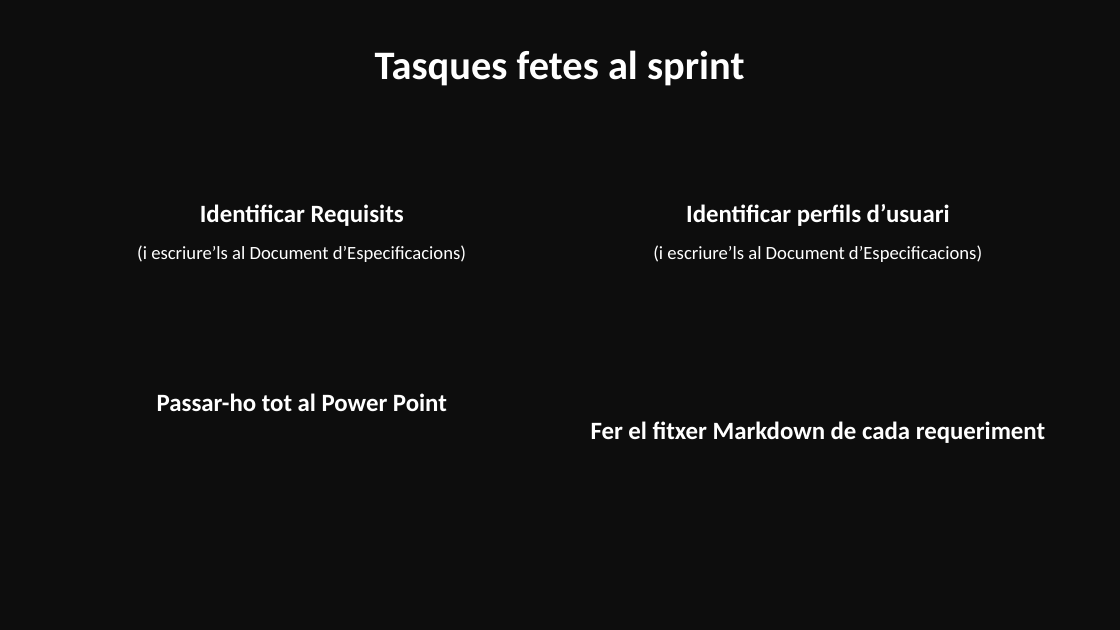
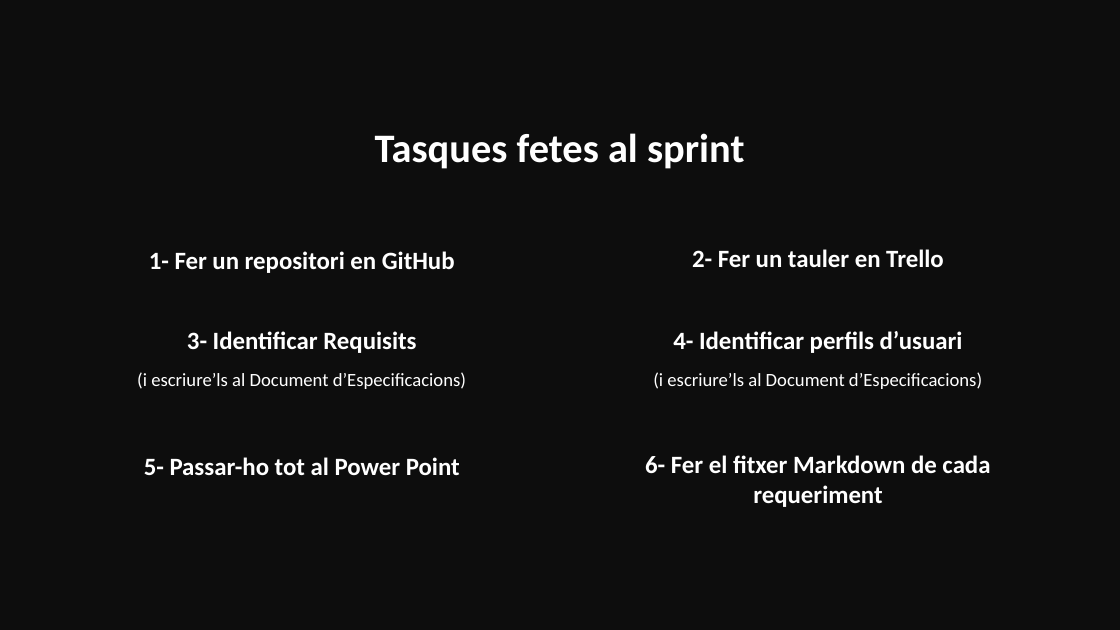
Before and after one commit to marinamceb/ES26UAB-431-05, a slide deck: slide 3 of Documents/Sprint_Reviews/Sprint_Review01.pptx. Drawn at 1120x630 pixels with LibreOffice and Linux fonts; fonts in the diff are those of the drawing. Boxes give left, top, right and bottom in pixels: in the first picture for what was removed or moved away, otherwise in the second. Text is boxed around its words. In the diff, an @@ line names an element or a change of style, - is before the commit and + after.

Commit message:
Actualització del Sprint Review

```diff
--- a/Documents/Sprint_Reviews/Sprint_Review01.pptx
+++ b/Documents/Sprint_Reviews/Sprint_Review01.pptx
@@ title "Tasques fetes al sprint": place and size @@
-title "Tasques fetes al sprint" at bbox=[375, 50, 744, 86]
+title "Tasques fetes al sprint" at bbox=[375, 133, 744, 169]
@@ subtitle added at bbox=[149, 251, 455, 273], 16 pt, text #FFFFFF, bold @@
+1- Fer un repositori en GitHub
@@ subtitle added at bbox=[692, 249, 944, 267], 16 pt, text #FFFFFF, bold @@
+2- Fer un tauler en Trello
@@ subtitle "(i escriure’ls al Document d’Especificacions)": place and size @@
-subtitle "(i escriure’ls al Document d’Especificacions)" at bbox=[653, 245, 982, 262]
+subtitle "(i escriure’ls al Document d’Especificacions)" at bbox=[137, 372, 466, 389]
@@ subtitle at bbox=[187, 331, 416, 353]: text changed @@
-Identificar Requisits
+3- Identificar Requisits
@@ subtitle "(i escriure’ls al Document d’Especificacions)": place and size @@
-subtitle "(i escriure’ls al Document d’Especificacions)" at bbox=[137, 245, 466, 262]
+subtitle "(i escriure’ls al Document d’Especificacions)" at bbox=[653, 372, 982, 389]
@@ subtitle at bbox=[673, 331, 963, 353]: text changed @@
-Identificar perfils d’usuari
+4- Identificar perfils d’usuari
@@ subtitle at bbox=[144, 457, 460, 475]: text changed @@
-Passar-ho tot al Power Point
+5- Passar-ho tot al Power Point
@@ subtitle at bbox=[645, 455, 990, 507]: text changed @@
-Fer el fitxer Markdown de cada requeriment
+6- Fer el fitxer Markdown de cada requeriment
```
Also in this commit, not shown: 8 other slides changed, 2 other files.
